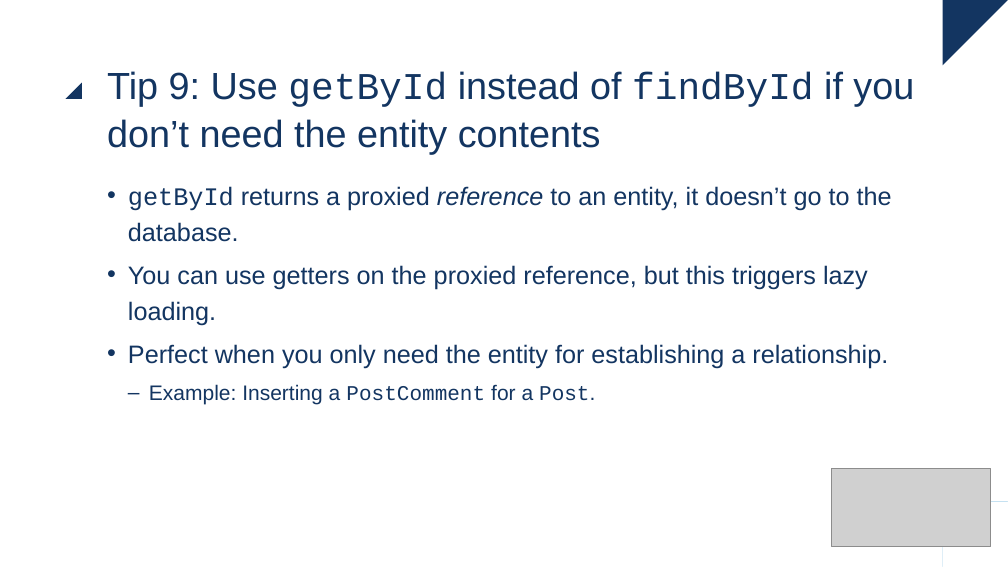
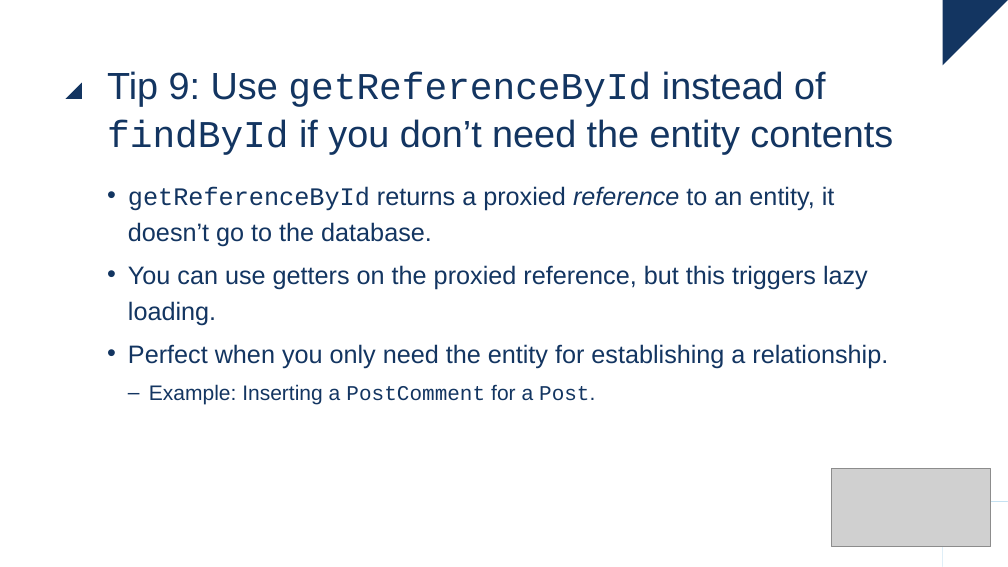
Before and after one commit to raoulvdberge/jpa-with-hibernate, a slide deck: slide 54 of slides.pptx. Drawn at 1008x567 pixels with LibreOffice and Linux fonts; fonts in the diff are those of the drawing; grey boxes stand for pictures. Boxes give left, top, right and bottom in pixels: in the first picture for what was removed or moved away, otherwise in the second. Text is boxed around its words. In the diff, an @@ line names an element or a change of style, - is before the commit and + after.

Commit message:
Use getReferenceById as getById is deprecated.

```diff
--- a/slides.pptx
+++ b/slides.pptx
@@ title at (x1=107, y1=71, x2=893, y2=155): text changed @@
-Tip 9: Use getById instead of findById if you don’t need the entity contents
+Tip 9: Use getReferenceById instead of findById if you don’t need the entity contents
@@ text at (x1=128, y1=186, x2=835, y2=247): text changed @@
-• getById returns a proxied reference to an entity, it doesn’t go to the database.
+• getReferenceById returns a proxied reference to an entity, it doesn’t go to the database.
```
Also in this commit, not shown: 1 other slide changed, 2 other files.
